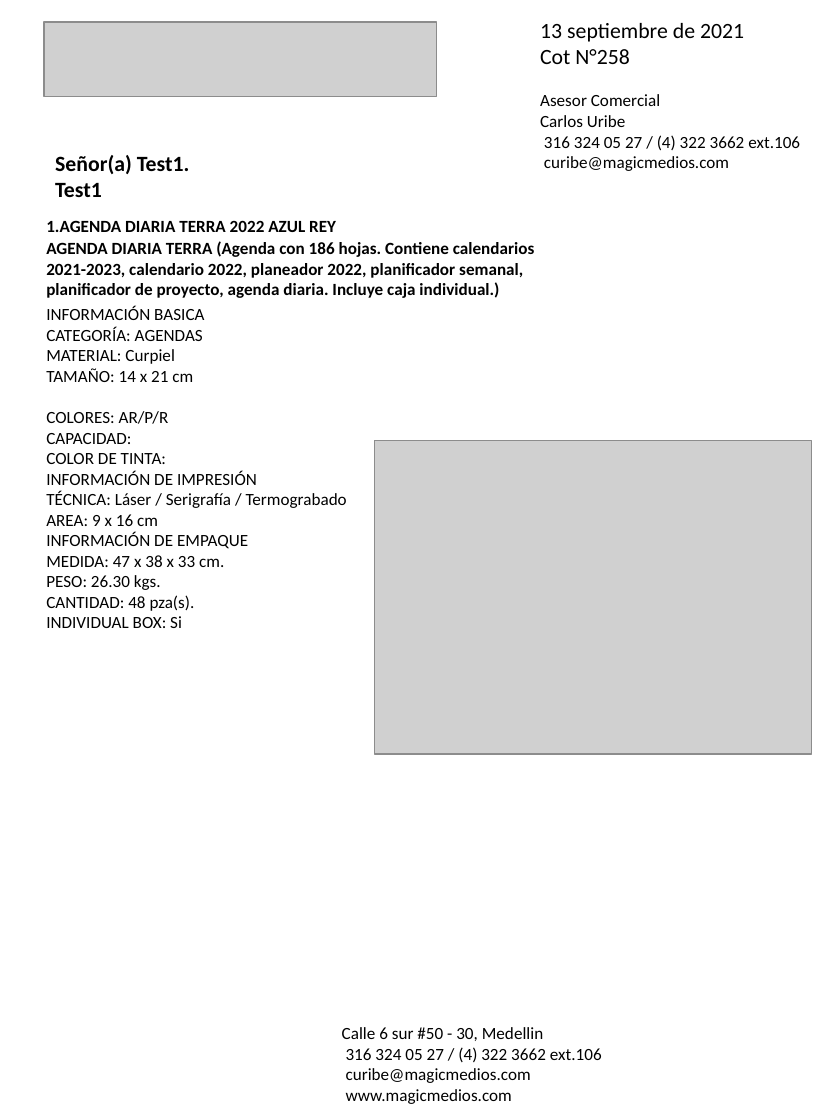
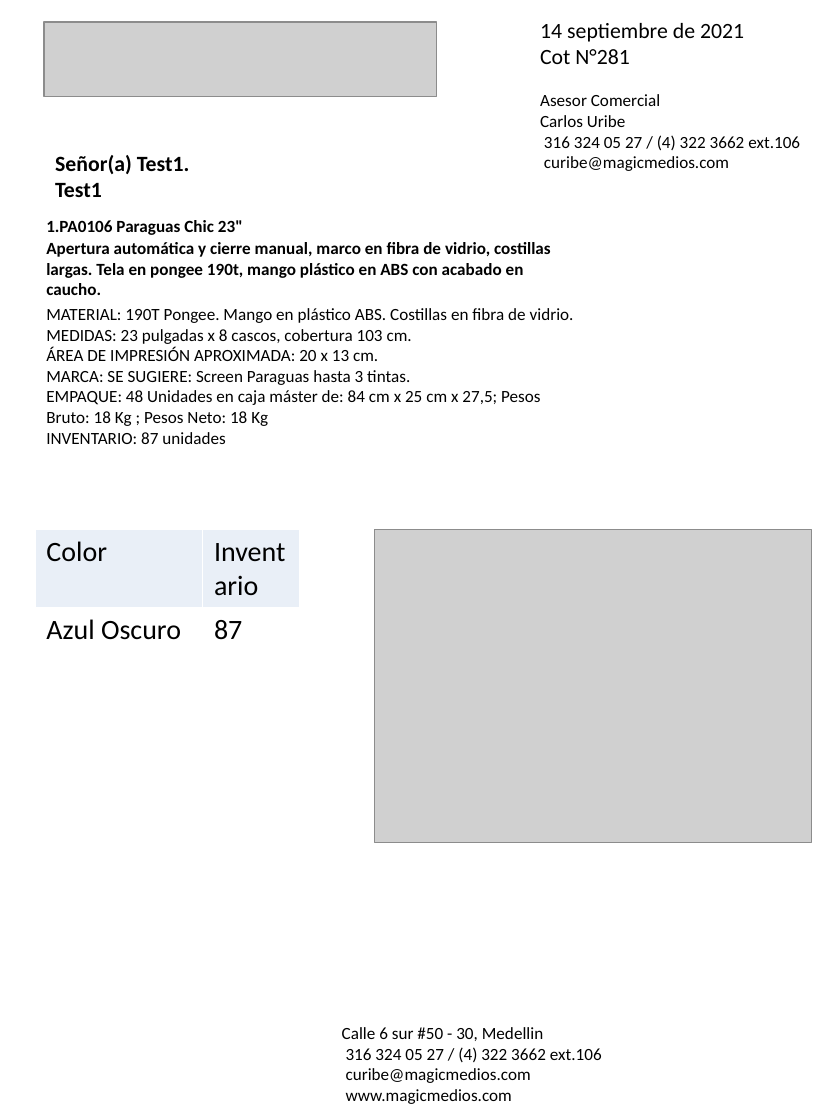
Before and after one commit to felipeospina21/MagicMedios, a slide deck: slide 1 of cotizaciones/cotización_Test1.pptx. Drawn at 840x1120 pixels with LibreOffice and Linux fonts; fonts in the diff are those of the drawing; grey boxes stand for pictures. Boxes give left, top, right and bottom in pixels: in the first picture for what was removed or moved away, otherwise in the second. Text is boxed around its words. In the diff, an @@ line names an element or a change of style, - is before the commit and + after.

```diff
--- a/cotizaciones/cotización_Test1.pptx
+++ b/cotizaciones/cotización_Test1.pptx
@@ text at (540,23,744,64): text changed @@
-13 septiembre de 2021
-Cot N°258
+14 septiembre de 2021
+Cot N°281
@@ text at (46,220,243,235): text changed @@
-1.AGENDA DIARIA TERRA 2022 AZUL REY
+1.PA0106 Paraguas Chic 23"
@@ text at (46,242,551,295): text changed @@
-AGENDA DIARIA TERRA (Agenda con 186 hojas. Contiene calendarios 2021-2023, calendario 2022, planeador 2022, planificador semanal, planificador de proyecto, agenda diaria. Incluye caja individual.)
+Apertura automática y cierre manual, marco en fibra de vidrio, costillas largas. Tela en pongee 190t, mango plástico en ABS con acabado en caucho.
@@ text at (46,308,574,444): text changed @@
-INFORMACIÓN BASICA
-CATEGORÍA: AGENDAS
-MATERIAL: Curpiel
-TAMAÑO: 14 x 21 cm
-COLORES: AR/P/R
-CAPACIDAD:
-COLOR DE TINTA:
-INFORMACIÓN DE IMPRESIÓN
-TÉCNICA: Láser / Serigrafía / Termograbado
-AREA: 9 x 16 cm
-INFORMACIÓN DE EMPAQUE
-MEDIDA: 47 x 38 x 33 cm.
-PESO: 26.30 kgs.
-CANTIDAD: 48 pza(s).
-INDIVIDUAL BOX: Si
+MATERIAL: 190T Pongee. Mango en plástico ABS. Costillas en fibra de vidrio.
+MEDIDAS: 23 pulgadas x 8 cascos, cobertura 103 cm.
+ÁREA DE IMPRESIÓN APROXIMADA: 20 x 13 cm.
+MARCA: SE SUGIERE: Screen Paraguas hasta 3 tintas.
+EMPAQUE: 48 Unidades en caja máster de: 84 cm x 25 cm x 27,5; Pesos Bruto: 18 Kg ; Pesos Neto: 18 Kg
+INVENTARIO: 87 unidades
@@ table added at (35,529,300,644), 2 rows, 2 columns @@
+Color | Inventario
+Azul Oscuro | 87
@@ picture: place and size @@
-picture at (375,441,812,755)
+picture at (375,529,812,842)
```
Also in this commit, not shown: 3 other files.
